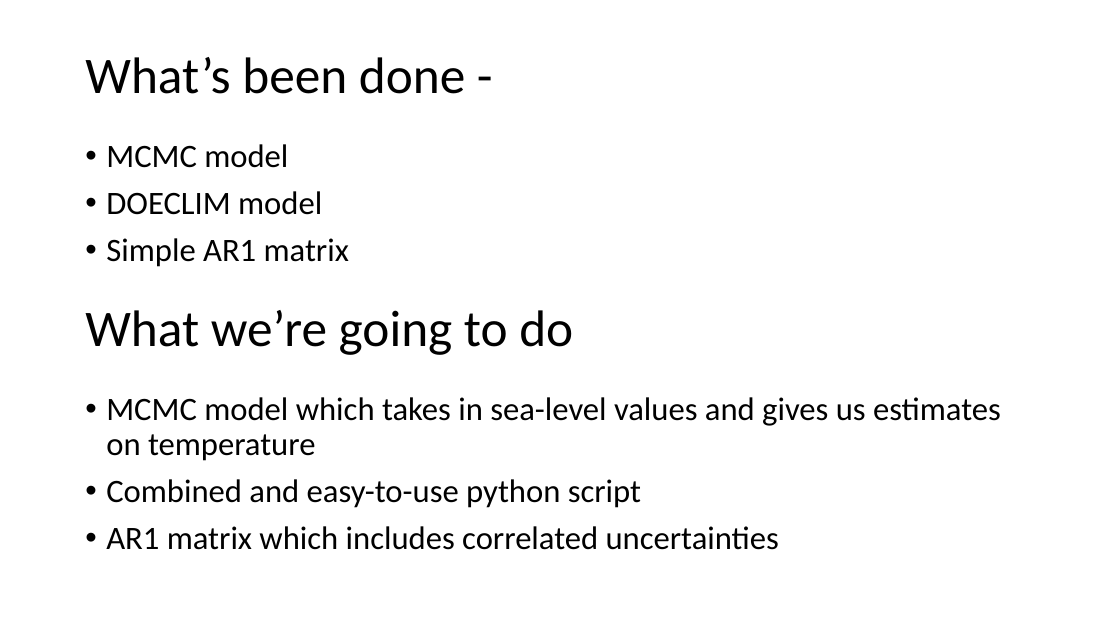
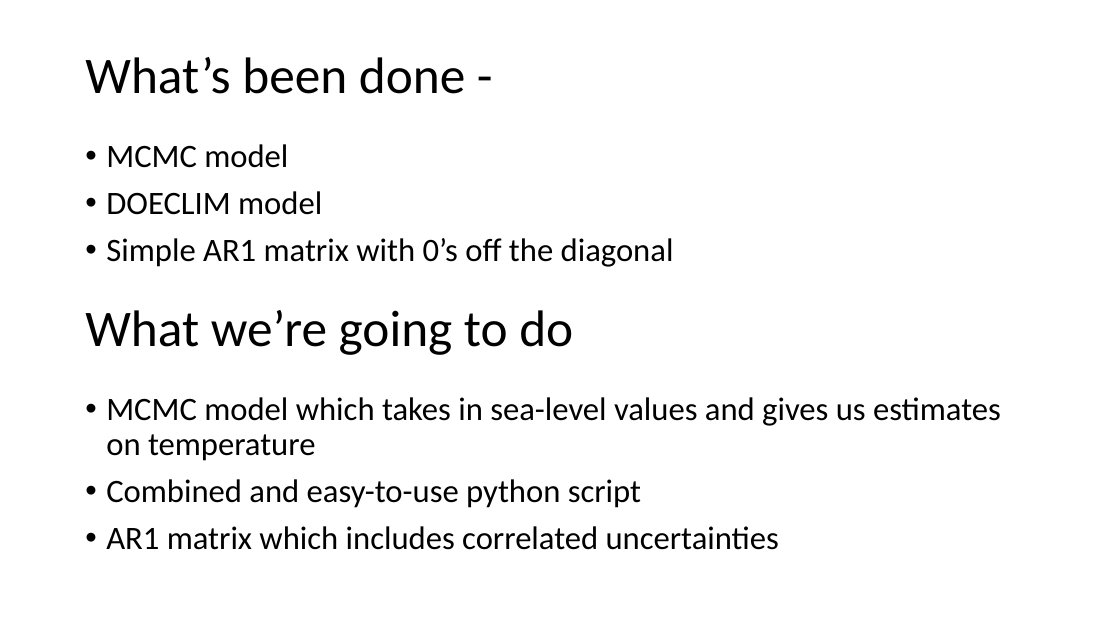
Before and after one commit to niharnandan/thesis, a slide deck: slide 14 of Mid Semester Presentation.pptx (slide 13 before the commit). Drawn at 1120x630 pixels with LibreOffice and Linux fonts; fonts in the diff are those of the drawing. Boxes give left, top, right and bottom in pixels: in the first picture for what was removed or moved away, otherwise in the second. Text is boxed around its words. In the diff, an @@ line names an element or a change of style, - is before the commit and + after.

```diff
--- a/Mid Semester Presentation.pptx
+++ b/Mid Semester Presentation.pptx
@@ text at <box>106,238,674,267</box>: text changed @@
-• Simple AR1 matrix
+• Simple AR1 matrix with 0’s off the diagonal
```
Also in this commit, not shown: 6 other slides changed, 1 slide added.
